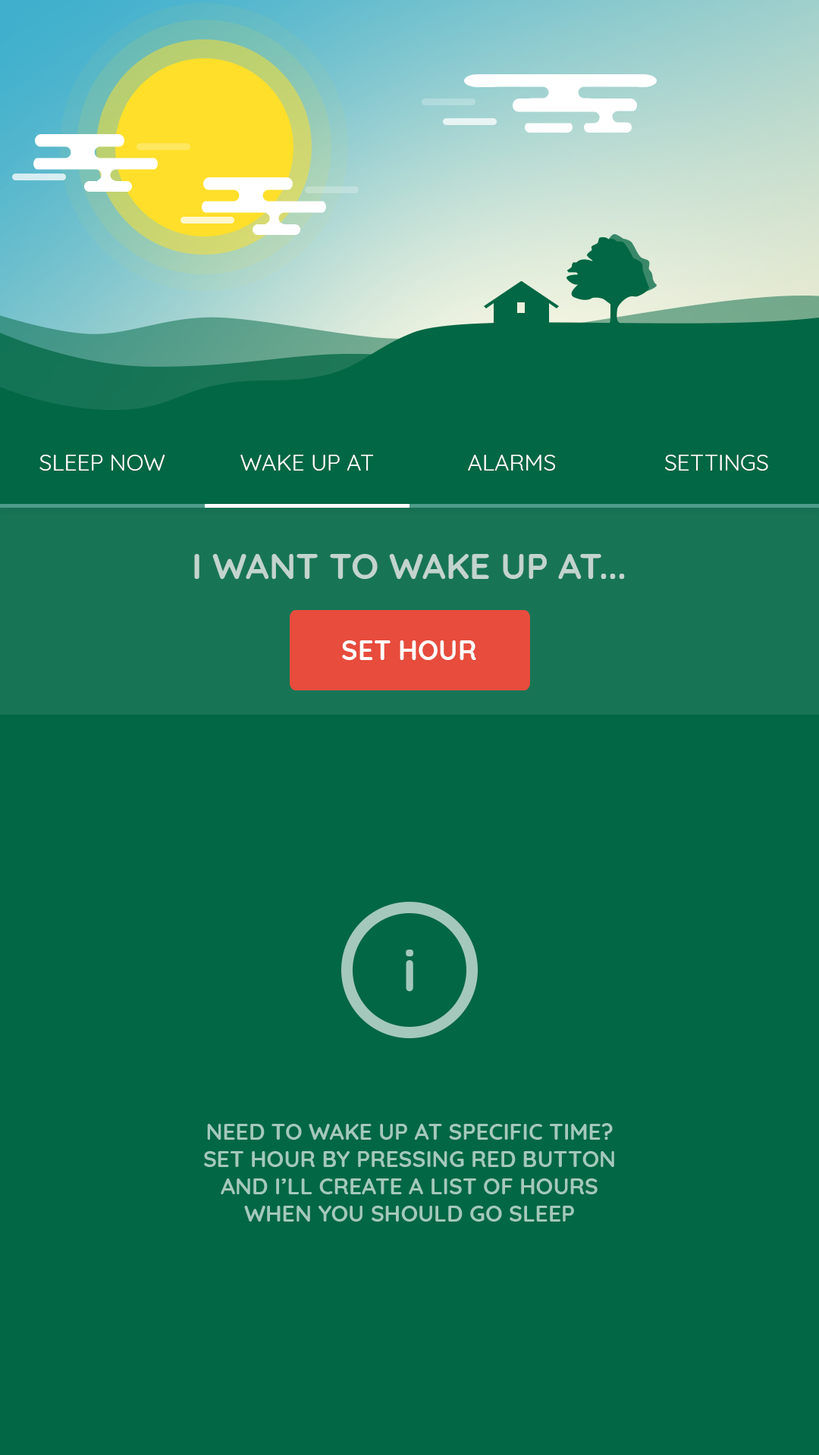
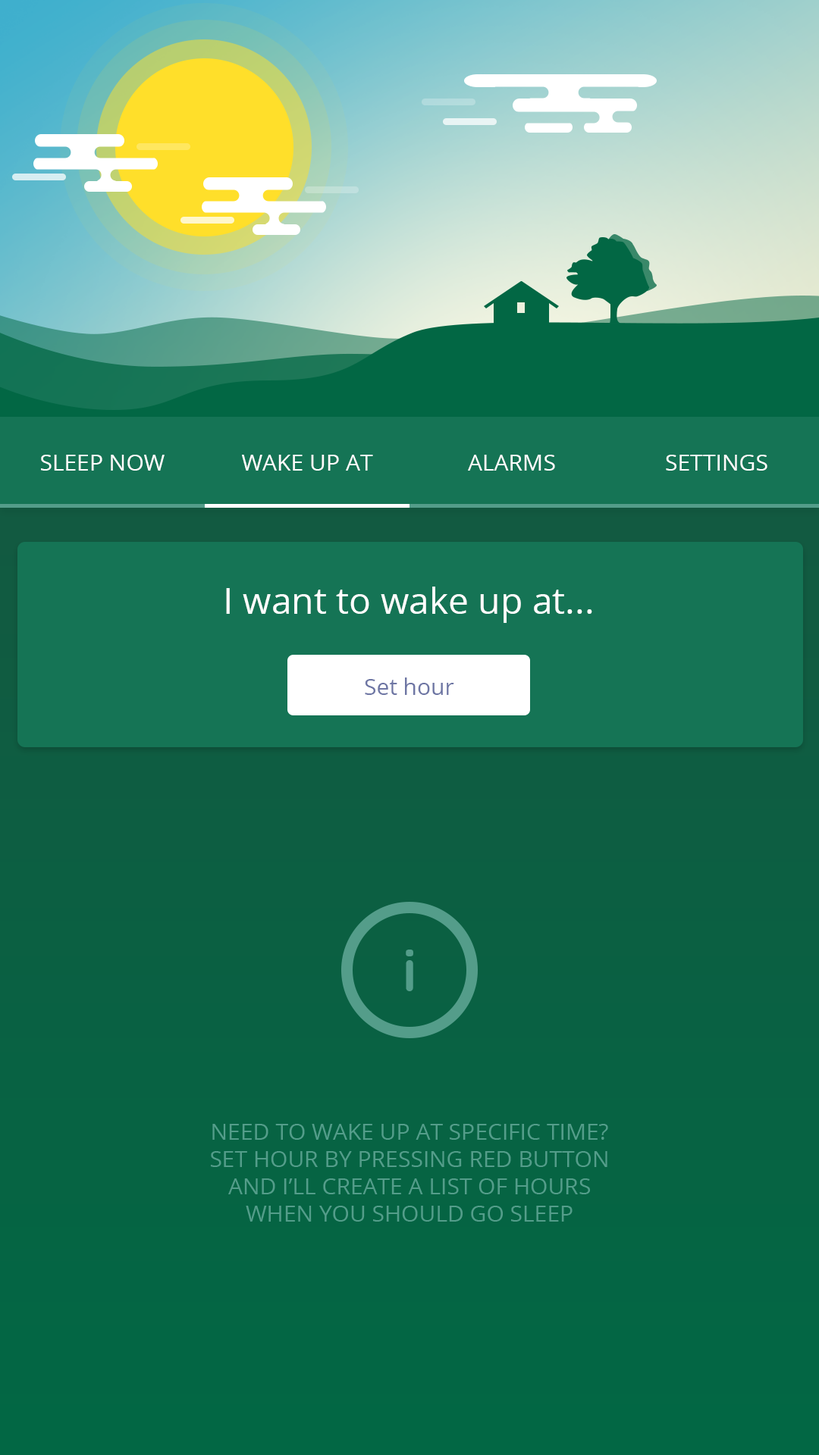
Comparing the layer stacks of the two w=819, h=1455 images. Changes:
painted on "SLEEP NOW" over [39,454,166,471]
painted on "WAKE UP AT" over [240,454,374,471]
painted on "ALARMS" over [467,454,555,471]
painted on "SETTINGS" over [664,454,768,471]
painted on "position_bar" over [0,504,819,508]
painted on "navbar_background" over [0,416,819,508]
"text kopia": opacity 64% → 100%, painted on it over [194,554,625,624]
painted on "text" over [341,640,477,696]
painted on "Prostokąt zaokrąglony 1" over [287,610,530,716]
renamed "background" to "Prostokąt zaokrąglony 2", painted on it over [0,507,819,748]
"INFO": opacity 64% → 100% over [203,902,614,1222]
painted on "NEED TO WAKE UP AT SPECIFIC TIME? SET HOUR BY PRESSING RED BUTT" over [203,1123,614,1222]
painted on "llist_background" over [0,504,819,1262]
